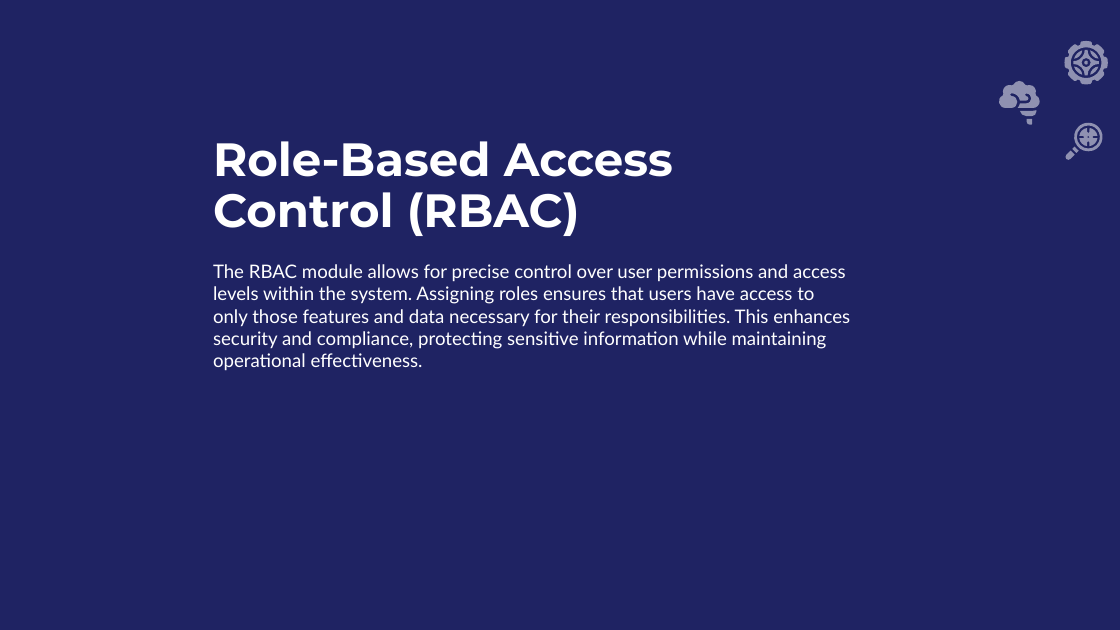
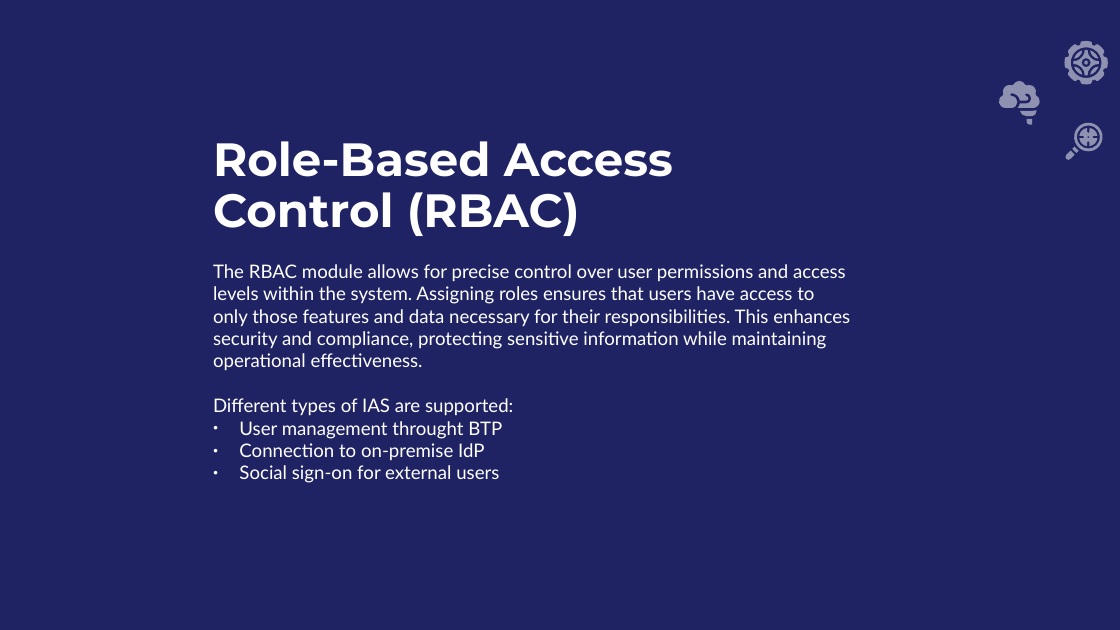
Before and after one commit to kartun83/movie_studio, a slide deck: slide 16 of presentation.odp. Drawn at 1120x630 pixels with LibreOffice and Linux fonts; fonts in the diff are those of the drawing; background and template pictures are left out. Boxes give left, top, right and bottom in pixels: in the first picture for what was removed or moved away, otherwise in the second. Text is boxed around its words. In the diff, an @@ line names an element or a change of style, - is before the commit and + after.

```diff
--- a/presentation.odp
+++ b/presentation.odp
@@ subtitle at box(213, 398, 513, 483): paragraphs added @@
+Different types of IAS are supported:
+● User management throught BTP
+● Connection to on-premise IdP
+● Social sign-on for external users
```
Also in this commit, not shown: 1 other slide changed, 11 other files.
